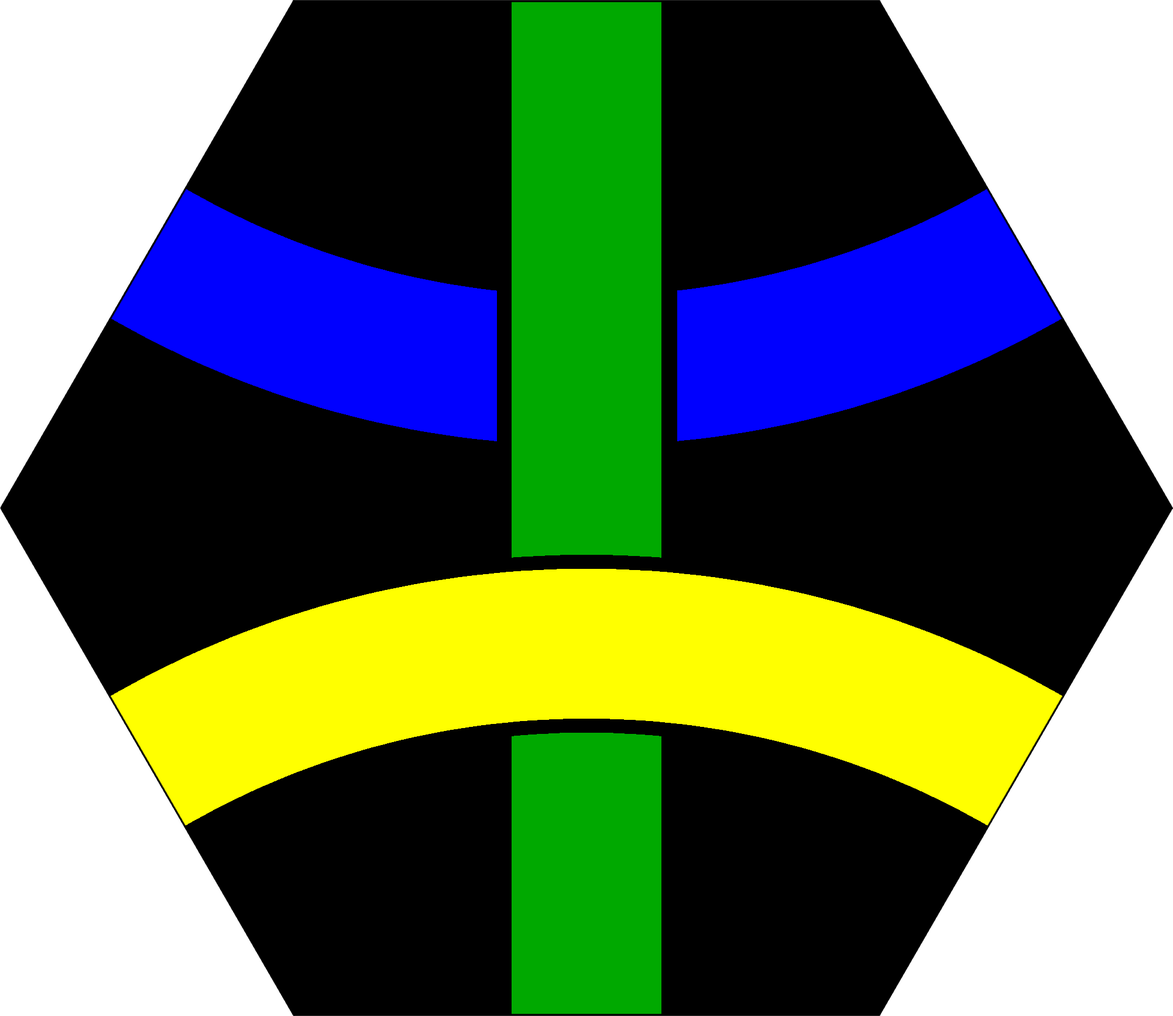
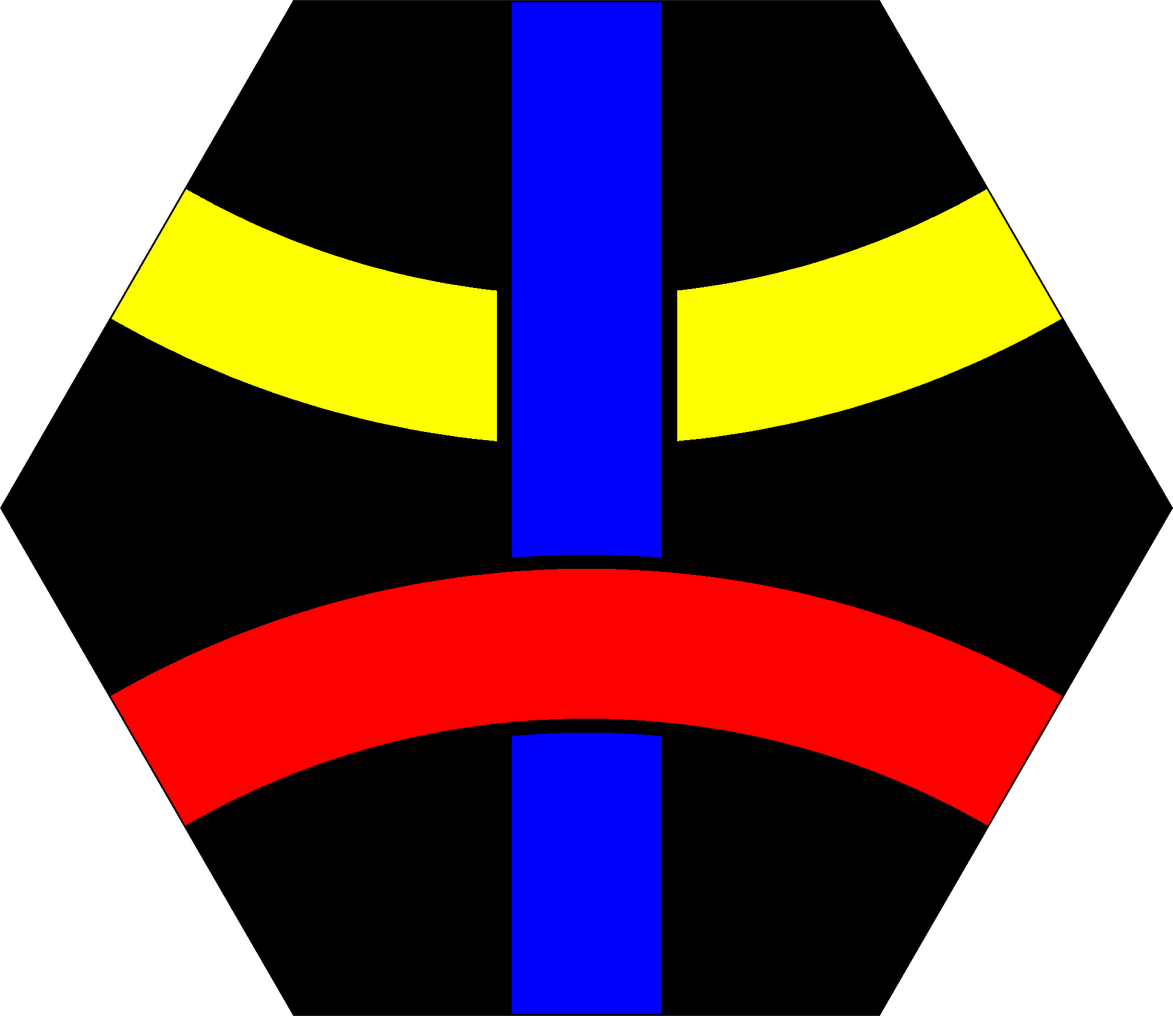
Before/after of a 1173 × 1016 layered artwork. What changed in the layer stack:
painted on "arc24" over [110, 568, 1063, 826]
painted on "vert" over [511, 1, 662, 1015]
painted on "arc15" over [111, 189, 1062, 446]
